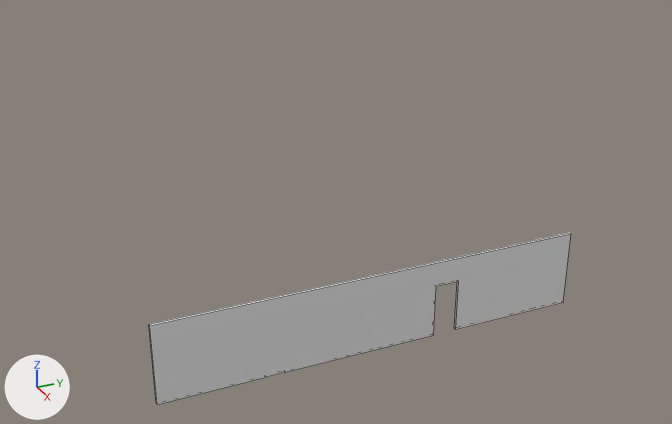
The FBX model nuseo por separado/nivel2_murofrontal.fbx, before and after one commit.
Before and after are seen from a 50 mm camera at (32.2, -32.8, 48.1) aimed at (-35.8, -2.2, 14.1). Arrows for +X, +Y and +Z are at lower left; the lights stay in place. Mesh edges are drawn as thin lines. Where no turn or scale is listed for an object, it has been applied to the vertices.

The first picture shows 'murofrontal_nivel2'.
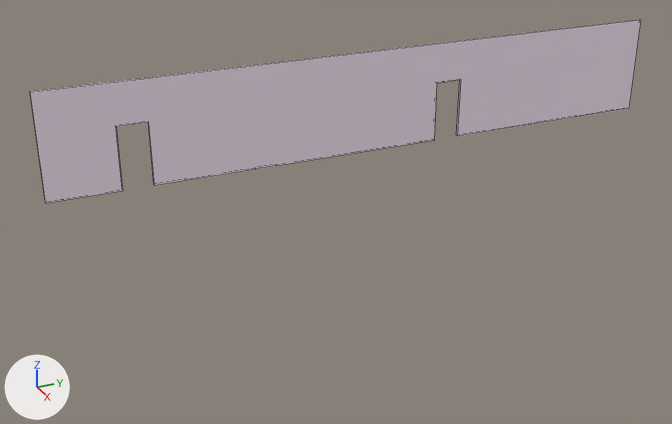
Pixel boxes [x1, y1, x2, y2] of what changed, in the pictures (672 x 424 px):
'murofrontal_nivel2', reshaped, moved (45% wider, 6% taller): before [149, 233, 571, 405]; after [30, 20, 641, 203]
part 1 of me_cube_010, built on: before [149, 233, 571, 405]; after [30, 20, 641, 203]
part 2 of me_cube_010, recoloured: before [454, 281, 459, 329]; after [456, 80, 461, 136]

Patch to the scene script:
```diff
--- a/nuseo por separado/nivel2_murofrontal.fbx.py
+++ b/nuseo por separado/nivel2_murofrontal.fbx.py
@@ mat_material_001 @@
+mat_material_001 = principled_material('Material.001')
+mat_material_001.base_color = (1.0, 0.845, 0.987)  # white #ffedfe
@@ me_cube_010 @@
 # used by ob_murofrontal_nivel2; location = (-32.98, -0.26, 3.07)
 # verts and faces of me_cube_010; kept vertices keep their numbers, new ones are numbered from 24
 # before: 0 (-0.1, -19.7, -2.2) at pixel (156, 403), 1 (-0.1, 21.8, -2.2), 2 (0.1, -19.7, -2.2) at pixel (157, 404), 3 (0.1, 21.8, -2.2) at pixel (563, 302), 4 (-0.1, -19.7, 5.5) at pixel (148, 324)
 # before: 5 (-0.1, 21.8, 5.5) at pixel (569, 232), 6 (0.1, -19.7, 5.5) at pixel (149, 325), 7 (0.1, 21.8, 5.5) at pixel (571, 233), 8 (-0.1, -10.0, -2.2), 9 (-0.1, -8.2, -2.2)
 # before: 10 (0.1, -8.2, -2.2) at pixel (285, 372), 11 (0.1, -10.0, -2.2) at pixel (265, 377), 12 (0.1, -8.2, -2.1) at pixel (285, 372), 13 (0.1, -10.0, -2.1) at pixel (265, 377), 14 (-0.1, -8.2, -2.1)
 # before: 15 (-0.1, -10.0, -2.1), 16 (0.1, 9.3, -2.2) at pixel (455, 329), 17 (0.1, 6.9, -2.2) at pixel (433, 335), 18 (-0.1, 9.3, -2.2) at pixel (454, 328), 19 (-0.1, 6.9, -2.2)
 # before: 20 (0.1, 6.9, 3.1) at pixel (436, 286), 21 (0.1, 9.3, 3.1) at pixel (458, 281), 22 (-0.1, 6.9, 3.1), 23 (-0.1, 9.3, 3.1) at pixel (457, 280)
-me_cube_010.from_pydata(...)  # 24 vertices, 14 faces; spans x -0.1..0.1, y -19.7..21.8, z -2.2..5.5
-me_cube_010.materials.append(mat_material_270)  # white #e7e7e7
+me_cube_010.from_pydata(...)  # 32 vertices, 18 faces; spans x -0.1..0.1, y -26.8..28.7, z -2.2..6.5
+# me_cube_010 part 1
+delete_faces([(2, 11, 13, 12, 10, 17, 20, 21, 16, 3, 7, 6), (4, 6, 7, 5), (0, 4, 5, 1, 18, 23, 22, 19, 9, 14, 15, 8)])
+verts[1] = (-0.1, 28.7, -2.2)  # moved
+verts[3] = (0.1, 28.7, -2.2)  # moved, pixel (629, 108)
+verts[5] = (-0.1, 28.7, 6.5)  # moved, pixel (639, 19)
+verts[7] = (0.1, 28.7, 6.5)  # moved, pixel (641, 19)
+verts[2] = (0.1, -18.5, -2.2)  # moved, pixel (154, 185)
+verts[0] = (-0.1, -18.5, -2.2)  # moved, pixel (153, 184)
+verts[6] = (0.1, -18.5, 3.1)  # moved, pixel (148, 122)
+verts[4] = (-0.1, -18.5, 3.1)  # moved, pixel (148, 121)
+verts[24] = (-0.1, -26.8, -2.2)  # pixel (45, 201)
+verts[25] = (-0.1, -26.8, 6.5)  # pixel (29, 91)
+verts[26] = (-0.1, -21.0, -2.2)  # pixel (122, 189)
+verts[27] = (-0.1, -21.0, 3.1)
+for new, old in zip([*range(28, 32)], [*range(24, 28)]): verts[new] = verts[old] + (0.2, 0.0, 0.0)
+faces += [(24, 26, 30, 28), (2, 11, 13, 12, 10, 17, 20, 21, 16, 3, 7, 29, 28, 30, 31, 6), (5, 25, 29, 7), (0, 4, 27, 26, 24, 25, 5, 1, 18, 23, 22, 19, 9, 14, 15, 8), (24, 28, 29, 25), (26, 27, 31, 30)]
+faces += [(4, 6, 31, 27)]
+# me_cube_010 part 2: 3 faces spanning x -0.1..0.1, y 6.9..9.3, z -2.2..3.1 switch from mat_material_261 (white #e7e4e5) to mat_material_001 (white #ffedfe)
@@ ob_murofrontal_nivel2 @@
 ob_murofrontal_nivel2 = bpy.data.objects.new('murofrontal_nivel2', me_cube_010)
-ob_murofrontal_nivel2.location = (-32.98, -0.26, 3.07)
+ob_murofrontal_nivel2.location = (-35.78, 0.49, 21.59)
```
